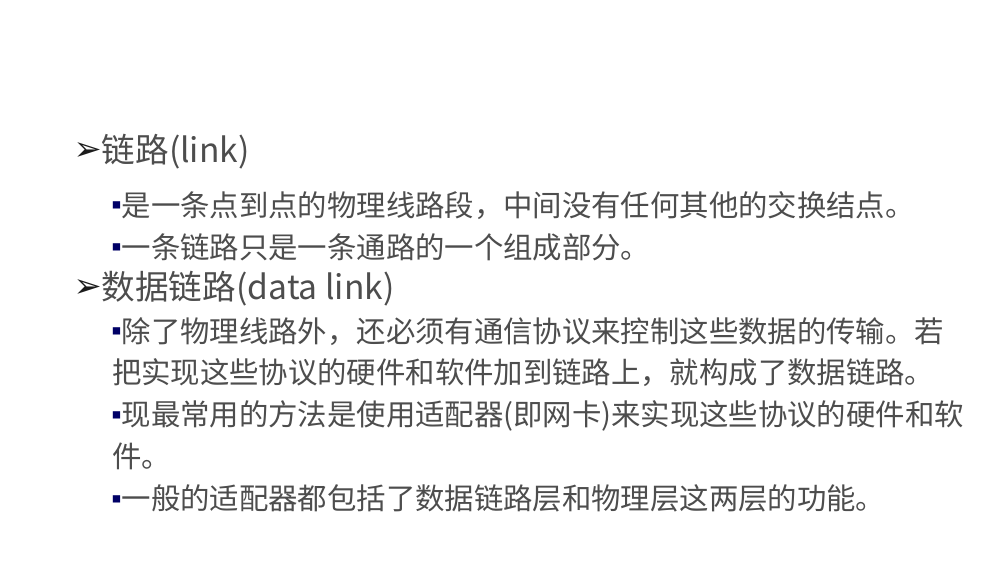
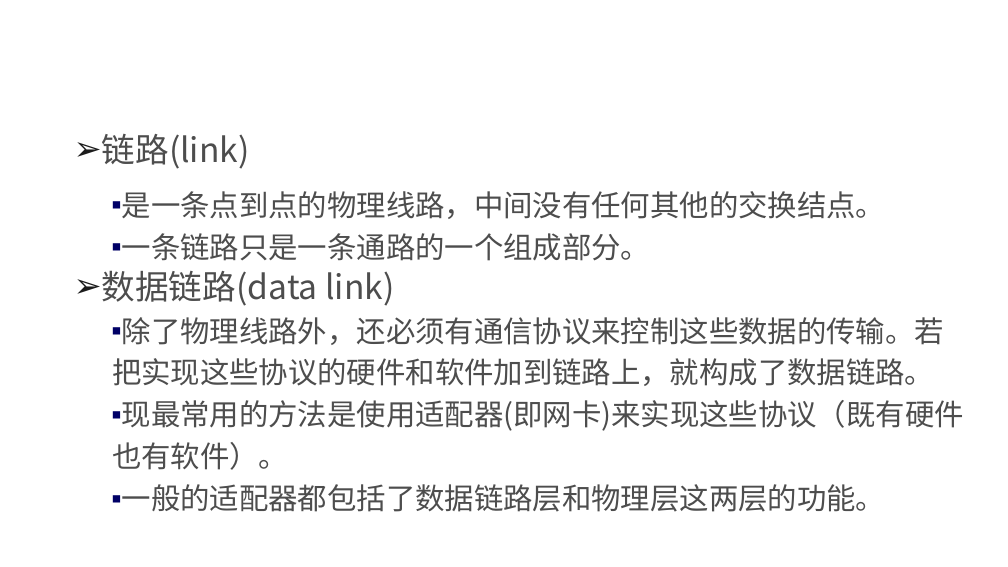
Before and after one commit to edu2act/course-NetWork, a slide deck: slide 7 of materials/slides/ch03 Data Link Layer.pptx. Drawn at 1008x567 pixels with LibreOffice and Linux fonts; fonts in the diff are those of the drawing; background and template pictures are left out. Boxes give left, top, right and bottom in pixels: in the first picture for what was removed or moved away, otherwise in the second. Text is boxed around its words. In the diff, an @@ line names an element or a change of style, - is before the commit and + after.

```diff
--- a/materials/slides/ch03 Data Link Layer.pptx
+++ b/materials/slides/ch03 Data Link Layer.pptx
@@ text at (122, 191, 885, 219): text changed @@
-  ▪ 是一条点到点的物理线路段，中间没有任何其他的交换结点。
+  ▪ 是一条点到点的物理线路，中间没有任何其他的交换结点。
@@ text at (112, 400, 964, 470): text changed @@
-  ▪ 现最常用的方法是使用适配器(即网卡)来实现这些协议的硬件和软件。
+  ▪ 现最常用的方法是使用适配器(即网卡)来实现这些协议（既有硬件也有软件）。
```
Also in this commit, not shown: 12 other slides changed.
